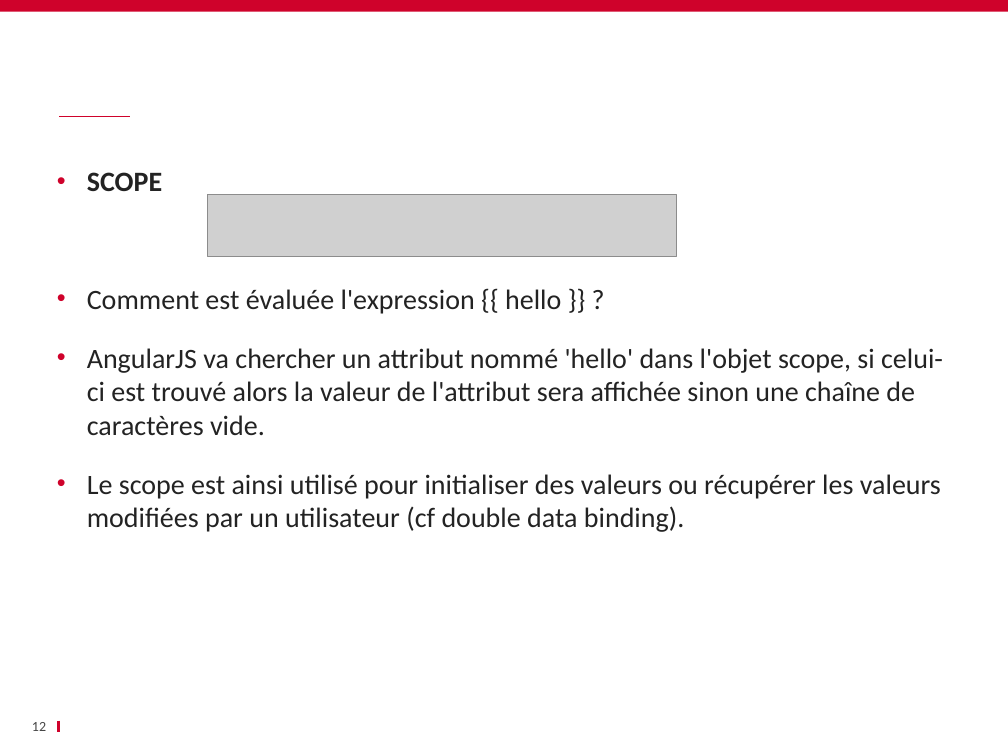
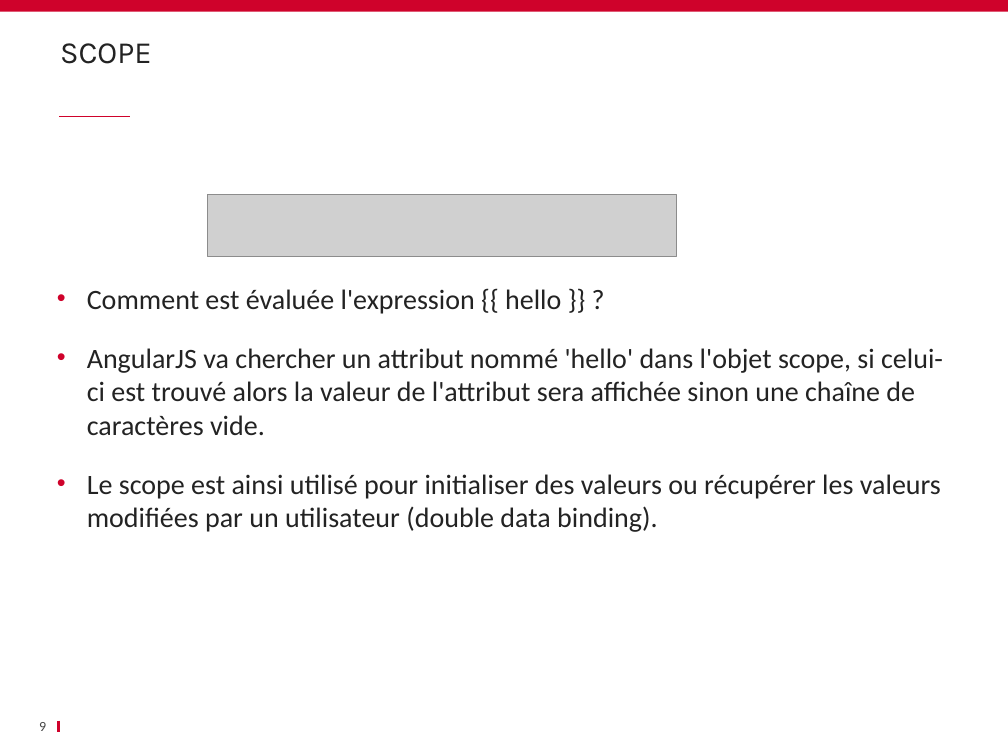
Before and after one commit to schassande/formation-angularjs1, a slide deck: slide 9 of Jour1/03 Premiers pas/03_Premier_pas_AngularJS.pptx (slide 12 before the commit). Drawn at 1008x756 pixels with LibreOffice and Linux fonts; fonts in the diff are those of the drawing; grey boxes stand for pictures; background and template pictures are left out. Boxes give left, top, right and bottom in pixels: in the first picture for what was removed or moved away, otherwise in the second. Text is boxed around its words. In the diff, an @@ line names an element or a change of style, - is before the commit and + after.

```diff
--- a/Jour1/03 Premiers pas/03_Premier_pas_AngularJS.pptx
+++ b/Jour1/03 Premiers pas/03_Premier_pas_AngularJS.pptx
@@ title added at (60, 43, 152, 64), 22 pt, text #232323 @@
+SCOPE
@@ text at (87, 172, 162, 191): paragraph removed @@
-• SCOPE
@@ text at (87, 474, 941, 532): text changed @@
-• Le scope est ainsi utilisé pour initialiser des valeurs ou récupérer les valeurs modifiées par un utilisateur (cf double data binding).
+• Le scope est ainsi utilisé pour initialiser des valeurs ou récupérer les valeurs modifiées par un utilisateur (double data binding).
@@ page number at (39, 722, 46, 731): text changed @@
-12
+9
```
Also in this commit, not shown: 9 other slides changed, 4 slides removed, 1 other file.
